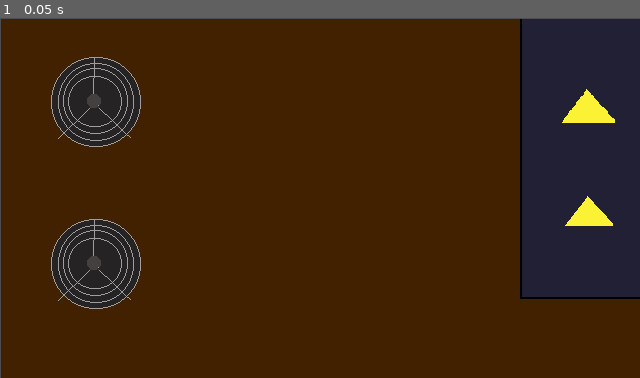
Above: before the commit, frame 1.
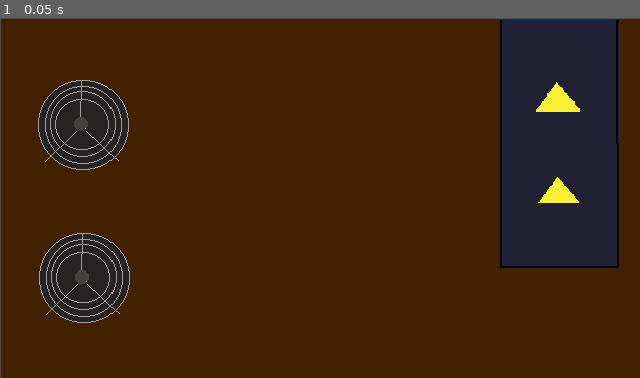
Above: after the commit, the same moment.

Repository: ImJulien/fallhacks
Game: Godot game, scene res://Scenes/table.tscn
Same seed, same stepped clock (60 frames per second), same inputs: the game is played once before the commit and once after it. This scene is started directly instead of the project's main scene.
Inputs:
- Up to frame 1 (0.05 s): no input

The runs differ from the first frame. In frame 1, 12% of the frame differs, in the area x 5-100%, y 0-85%.

Commit message:
Update table.tscn

Diff:
--- a/Scenes/table.tscn
+++ b/Scenes/table.tscn
@@ -51,19 +51,24 @@
 
 [sub_resource type="RectangleShape2D" id="RectangleShape2D_3leha"]
 
+[sub_resource type="RectangleShape2D" id="RectangleShape2D_4ntqo"]
+
 [node name="Node2D" type="Node2D"]
+scale = Vector2(1.0102042, 1.0013145)
 
 [node name="tbaleplaceholder" type="ColorRect" parent="."]
 offset_left = 1.0
 offset_top = 1.0
 offset_right = 704.0
 offset_bottom = 515.0
+scale = Vector2(0.90322137, 0.7079381)
 color = Color(0.25637108, 0.12904409, 0, 1)
+metadata/_edit_use_anchors_ = true
 
 [node name="Stove" type="Node2D" parent="."]
 
 [node name="Burner1" type="Node2D" parent="Stove"]
-position = Vector2(-23, 15)
+position = Vector2(-36.62626, 37.950115)
 
 [node name="Sprite2D" type="Sprite2D" parent="Stove/Burner1"]
 position = Vector2(119, 69)
@@ -76,7 +81,7 @@
 shape = SubResource("CircleShape2D_4ppvu")
 
 [node name="Burner2" type="Node2D" parent="Stove"]
-position = Vector2(-23, 177)
+position = Vector2(-35.63636, 190.98161)
 
 [node name="Sprite2D" type="Sprite2D" parent="Stove/Burner2"]
 position = Vector2(119, 69)
@@ -89,24 +94,13 @@
 shape = SubResource("CircleShape2D_4ppvu")
 
 [node name="Sprite2D" type="Sprite2D" parent="Stove"]
-
-[node name="Burner3" type="Node2D" parent="Stove"]
-position = Vector2(-23, 338)
-
-[node name="Sprite2D" type="Sprite2D" parent="Stove/Burner3"]
-position = Vector2(119, 69)
-texture = ExtResource("1_ix8et")
-
-[node name="Area2D" type="Area2D" parent="Stove/Burner3"]
-
-[node name="CollisionShape2D" type="CollisionShape2D" parent="Stove/Burner3/Area2D"]
-position = Vector2(119, 69)
-shape = SubResource("CircleShape2D_4ppvu")
+position = Vector2(-12.636358, 13.98162)
 
 [node name="Conveyor" type="Node2D" parent="."]
 
 [node name="AnimatedSprite2D" type="AnimatedSprite2D" parent="Conveyor"]
-position = Vector2(592, 145)
+position = Vector2(555.3333, 129.33032)
+scale = Vector2(0.8386641, 0.8842522)
 sprite_frames = SubResource("SpriteFrames_5kx35")
 frame_progress = 0.8279592
 
@@ -116,3 +110,10 @@
 shape = SubResource("RectangleShape2D_3leha")
 
 [node name="PlatingArea" type="Node2D" parent="."]
+
+[node name="Sprite2D" type="Sprite2D" parent="PlatingArea"]
+
+[node name="Area2D" type="Area2D" parent="PlatingArea"]
+
+[node name="CollisionShape2D" type="CollisionShape2D" parent="PlatingArea/Area2D"]
+shape = SubResource("RectangleShape2D_4ntqo")
Not shown: 1 places in Scenes/table.tscn that only renumber resources
